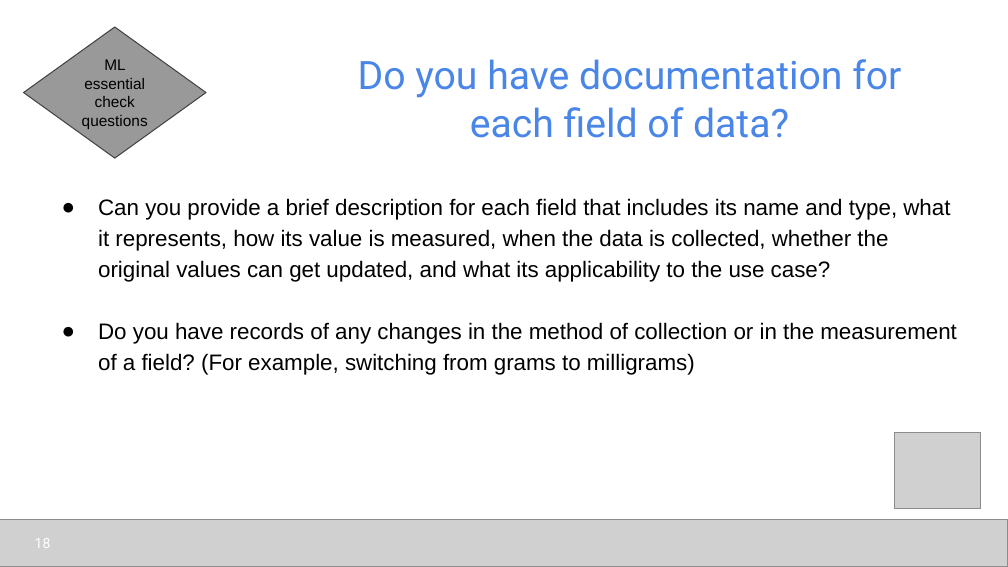
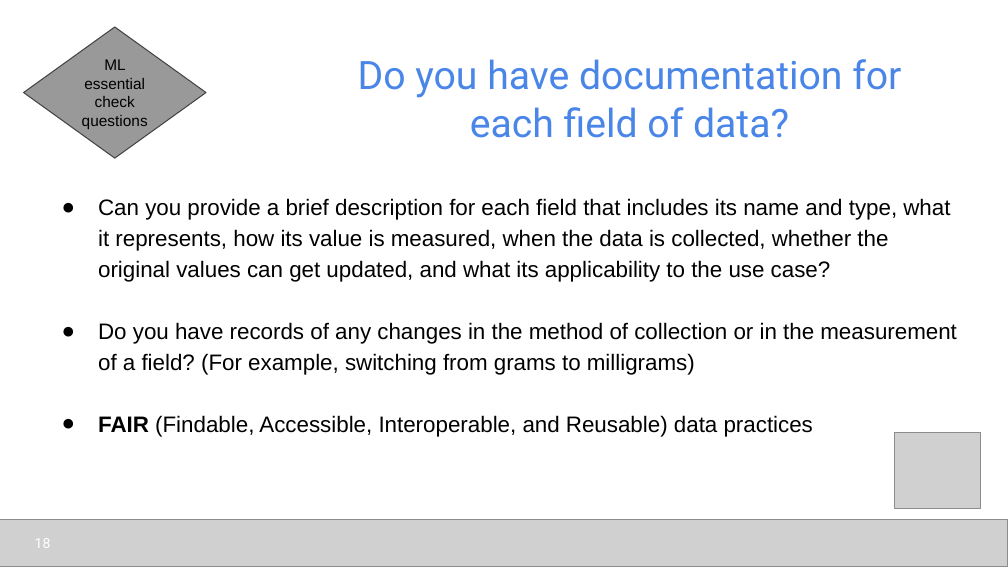
Before and after one commit to udel-cbcb/al_ml_workshop, a slide deck: slide 18 of Day_2/Lectures/Day_2_Lecture_2_Data_Readiness_for_AI_ML_CheckList.pptx. Drawn at 1008x567 pixels with LibreOffice and Linux fonts; fonts in the diff are those of the drawing; grey boxes stand for pictures. Boxes give left, top, right and bottom in pixels: in the first picture for what was removed or moved away, otherwise in the second. Text is boxed around its words. In the diff, an @@ line names an element or a change of style, - is before the commit and + after.

```diff
--- a/Day_2/Lectures/Day_2_Lecture_2_Data_Readiness_for_AI_ML_CheckList.pptx
+++ b/Day_2/Lectures/Day_2_Lecture_2_Data_Readiness_for_AI_ML_CheckList.pptx
@@ text at (x1=98, y1=415, x2=813, y2=437): paragraph added @@
+● FAIR (Findable, Accessible, Interoperable, and Reusable) data practices
```
Also in this commit, not shown: 1 other slide changed, 3 other files.
